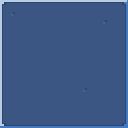
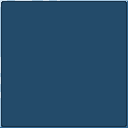
Layered file, before and after one edit (128 x 128). Changes by layer:
painted on "Pasted Layer" over [0, 0, 128, 128]
